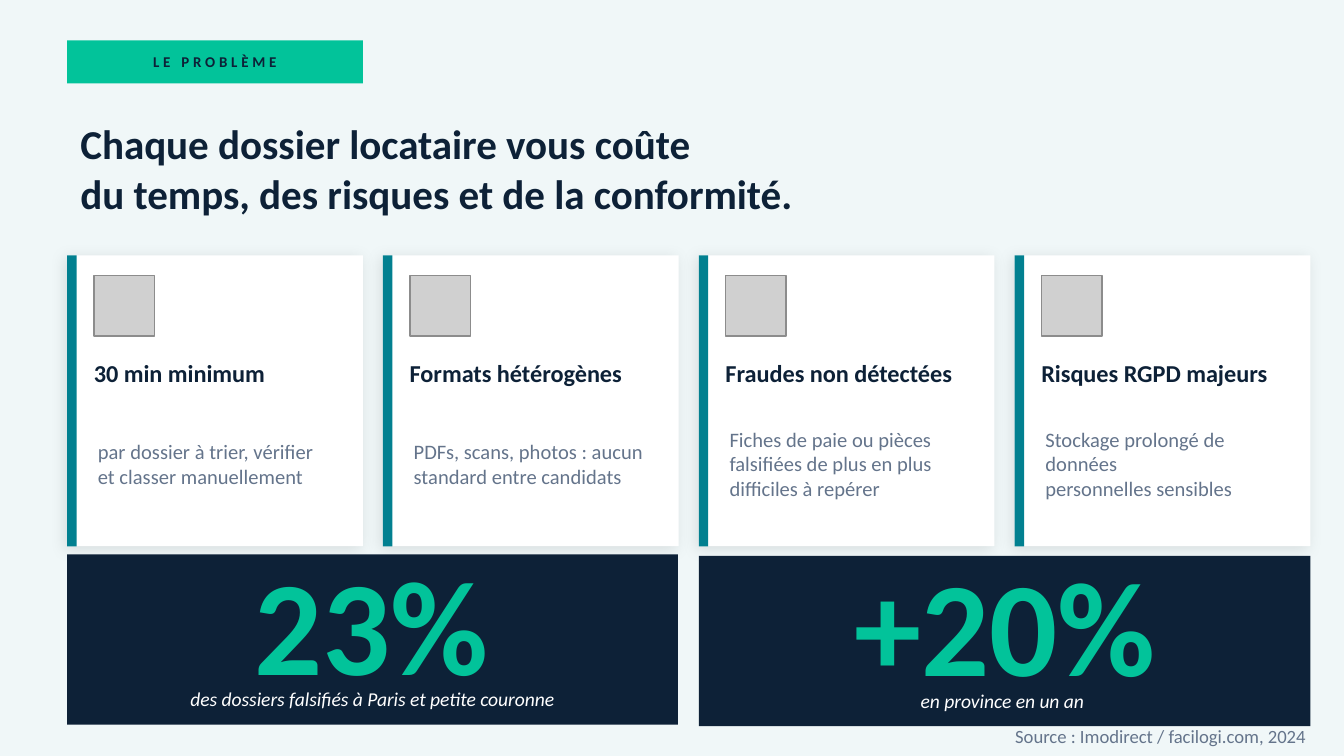
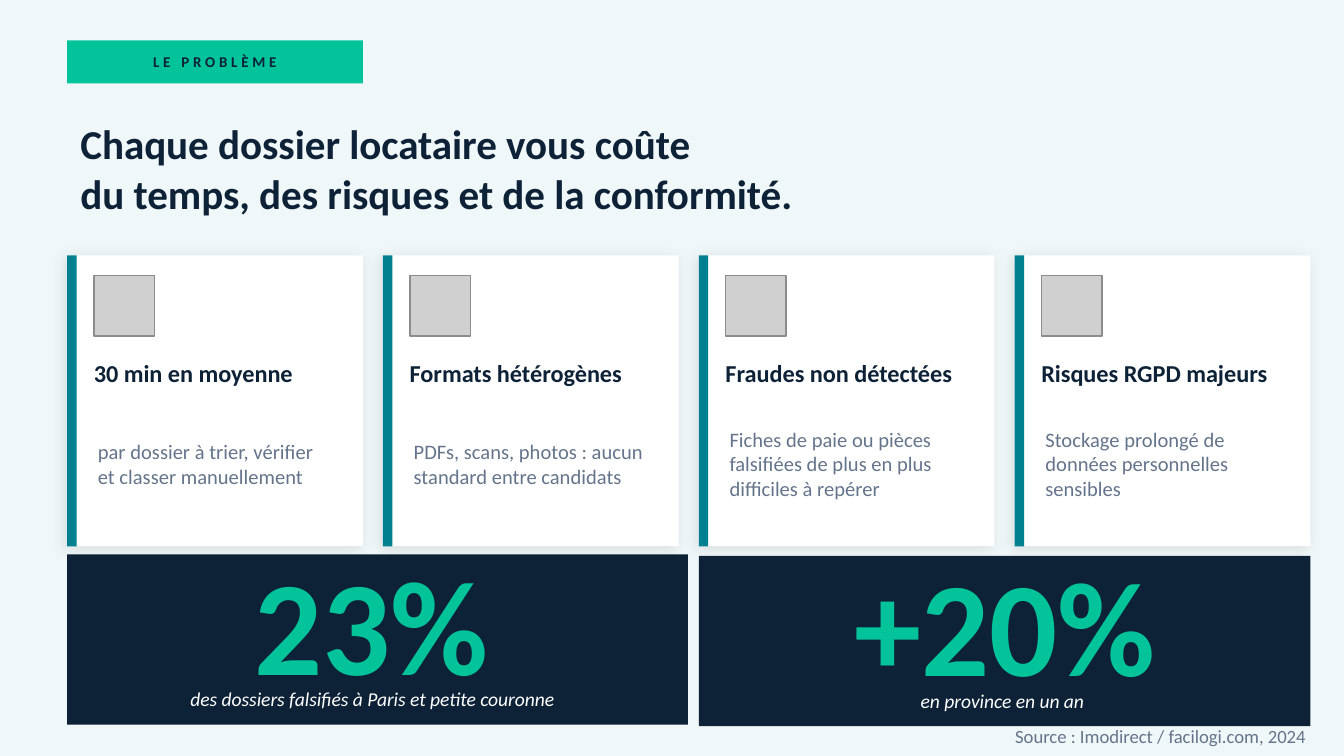
Before and after one commit to FredSBAF/renters, a slide deck: slide 2 of docs/PourAccord_PitchDeck_v2.pptx. Drawn at 1344x756 pixels with LibreOffice and Linux fonts; fonts in the diff are those of the drawing; grey boxes stand for pictures. Boxes give left, top, right and bottom in pixels: in the first picture for what was removed or moved away, otherwise in the second. Text is boxed around its words. In the diff, an @@ line names an element or a change of style, - is before the commit and + after.

```diff
--- a/docs/PourAccord_PitchDeck_v2.pptx
+++ b/docs/PourAccord_PitchDeck_v2.pptx
@@ text at (94, 365, 293, 386): text changed @@
-30 min minimum
+30 min en moyenne
@@ text at (1045, 433, 1228, 496): text changed @@
-Stockage prolongé de données
-personnelles sensibles
+Stockage prolongé de données personnelles sensibles
@@ rectangle: place and size @@
-rectangle at (67, 555, 677, 726)
+rectangle at (67, 555, 688, 726)
```
Also in this commit, not shown: 3 other slides changed, 14 other files.
